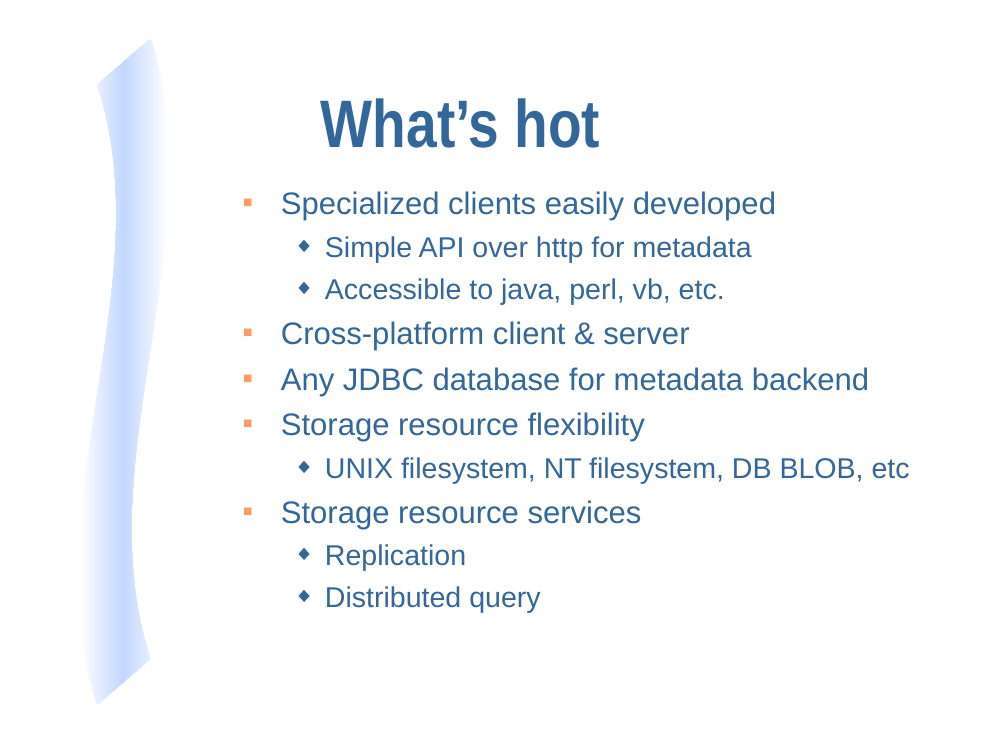
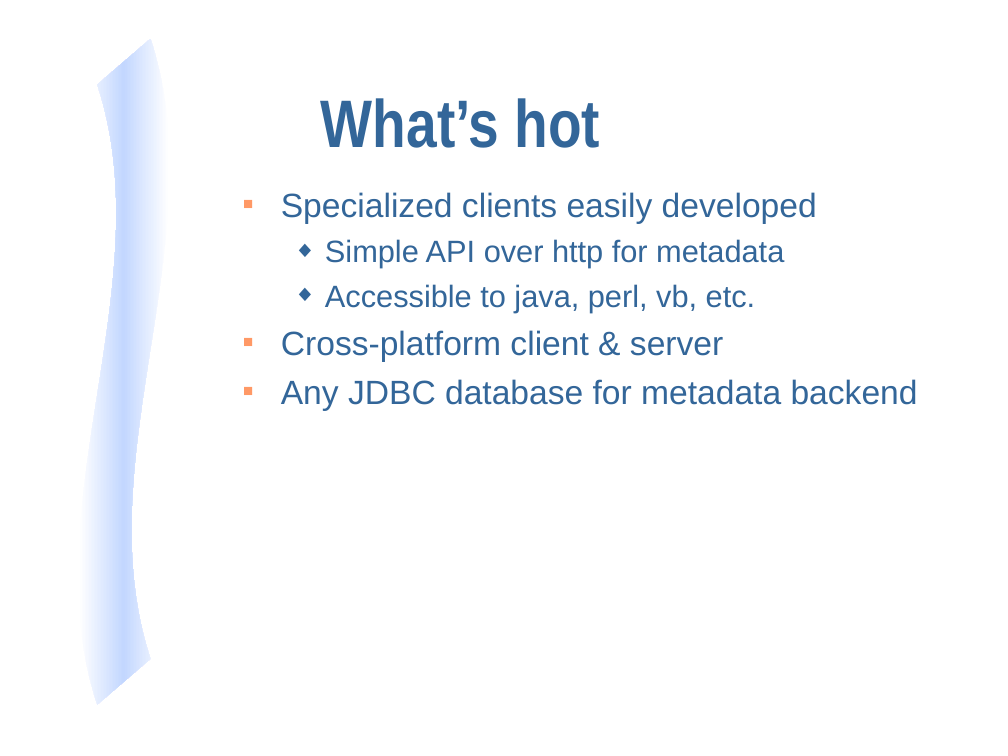
Before and after one commit to NCEAS/eml, a slide deck: slide 12 of display/eml-overview-200010402.ppt (slide 13 before the commit). Drawn at 1008x756 pixels with LibreOffice and Linux fonts; fonts in the diff are those of the drawing. Boxes give left, top, right and bottom in pixels: in the first picture for what was removed or moved away, otherwise in the second. Text is boxed around its words. In the diff, an @@ line names an element or a change of style, - is before the commit and + after.

```diff
--- a/display/eml-overview-200010402.ppt
+++ b/display/eml-overview-200010402.ppt
@@ text "Specialized clients easily developed" at box(281, 192, 918, 411): size 22.2 to 24 pt in "Specialized clients easily developed", "Cross-platform client & server", "Any JDBC database for metadata backend"; size 20.4 to 22 pt in "Simple API over http for metadata", "Accessible to java, perl, vb, etc." @@
@@ text at box(281, 412, 910, 613): paragraphs removed @@
-■ Storage resource flexibility
-  ◆ UNIX filesystem, NT filesystem, DB BLOB, etc
-■ Storage resource services
-  ◆ Replication
-  ◆ Distributed query
```
Also in this commit, not shown: 5 other slides changed, 14 slides added, 1 slide removed.
